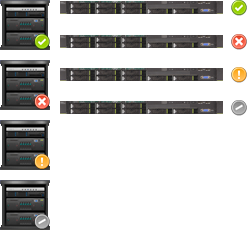
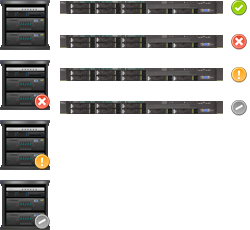
The second 250×230 image is a revision of the first. Changes to its layers:
hid "图层 2" over (34, 34, 50, 50)
